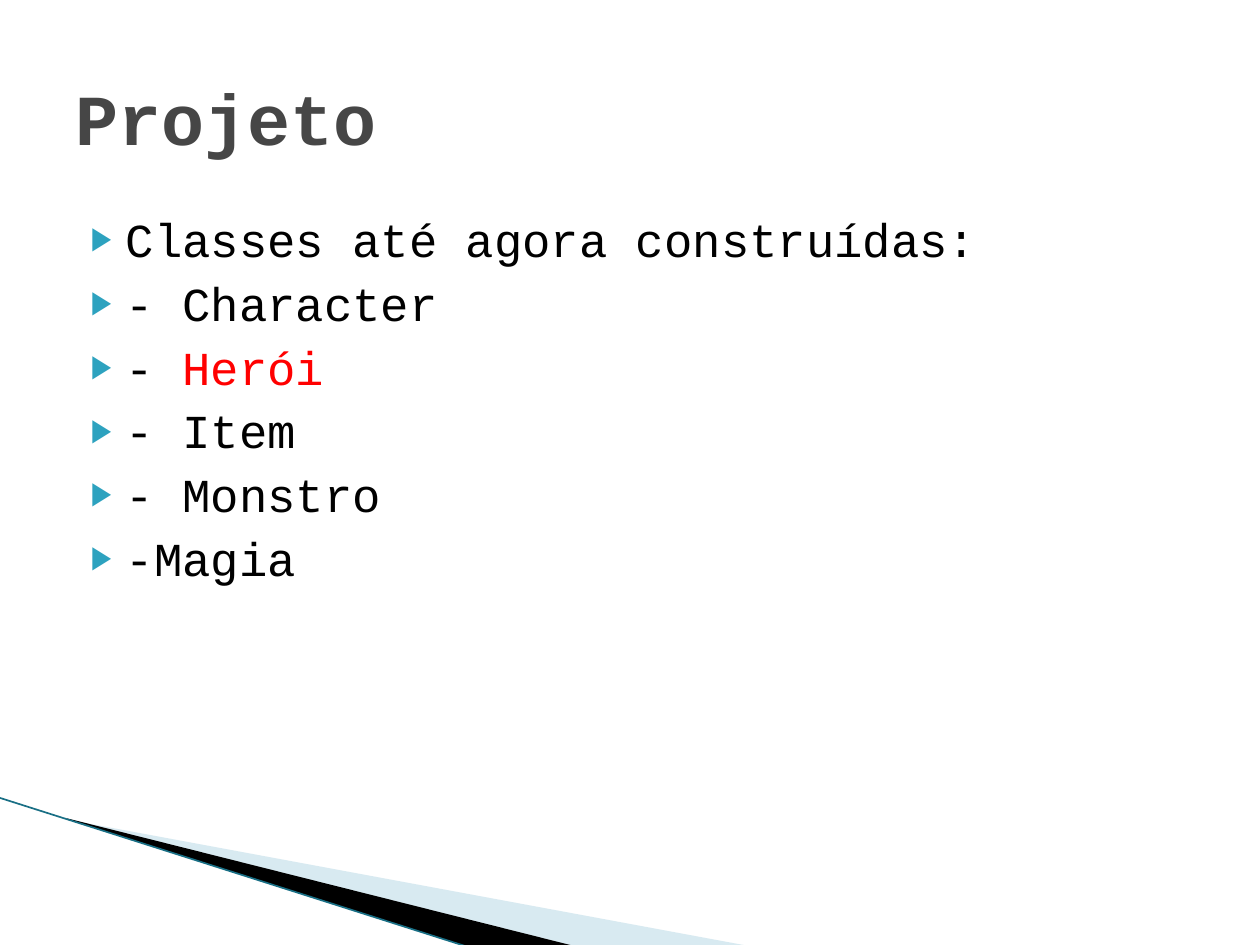
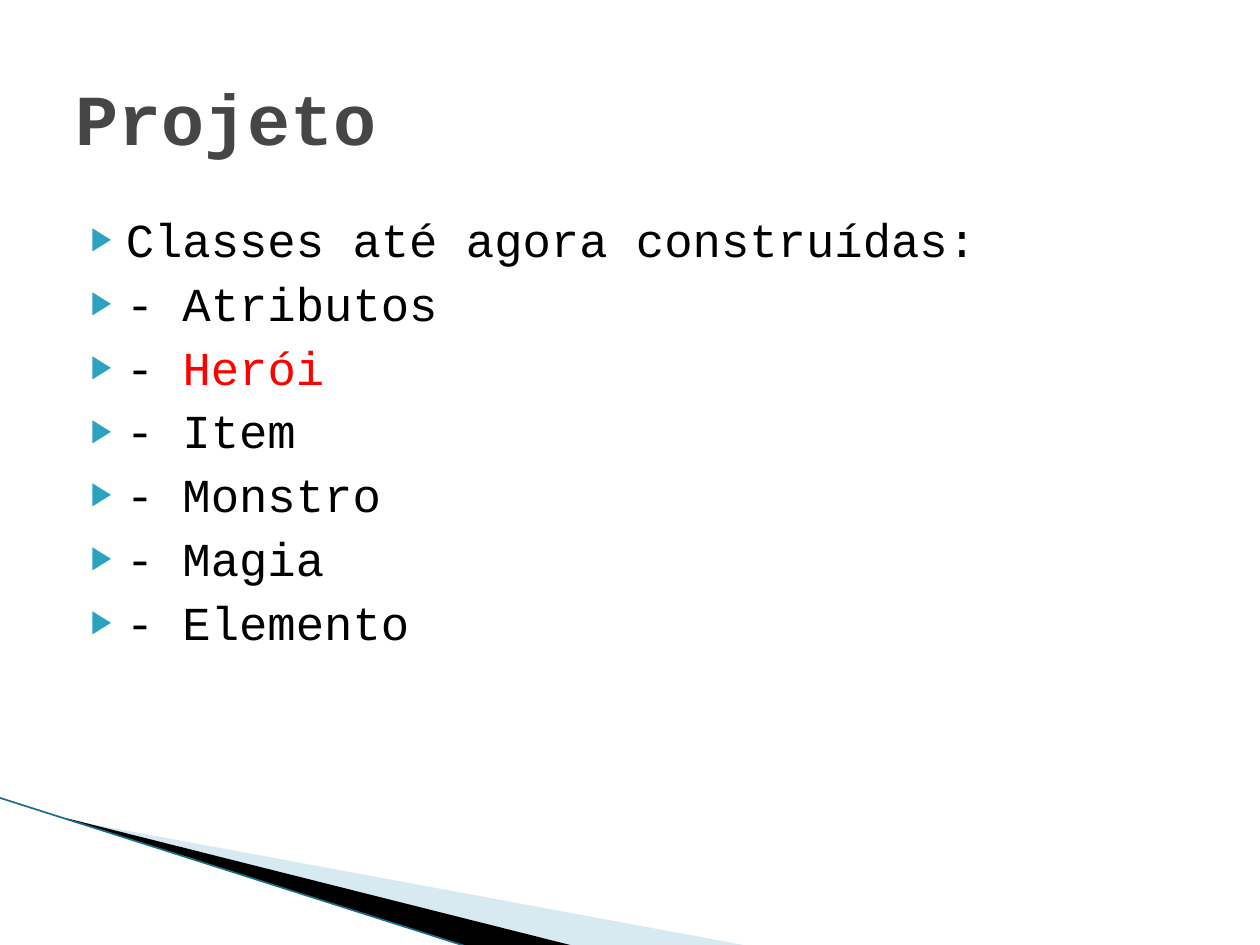
Before and after one commit to Sairaf/RPG, a slide deck: slide 8 of Trabalho final Prog2.pptx (slide 10 before the commit). Drawn at 1260x945 pixels with LibreOffice and Linux fonts; fonts in the diff are those of the drawing; background and template pictures are left out. Boxes give left, top, right and bottom in pixels: in the first picture for what was removed or moved away, otherwise in the second. Text is boxed around its words. In the diff, an @@ line names an element or a change of style, - is before the commit and + after.

```diff
--- a/Trabalho final Prog2.pptx
+++ b/Trabalho final Prog2.pptx
@@ text at (182, 287, 437, 322): text changed @@
-▶ - Character
+▶ - Atributos
@@ text at (182, 542, 409, 641): text changed @@
-▶ -Magia
+▶ - Magia
+▶ - Elemento
```
Also in this commit, not shown: 5 other slides changed, 14 slides added, 2 slides removed.
